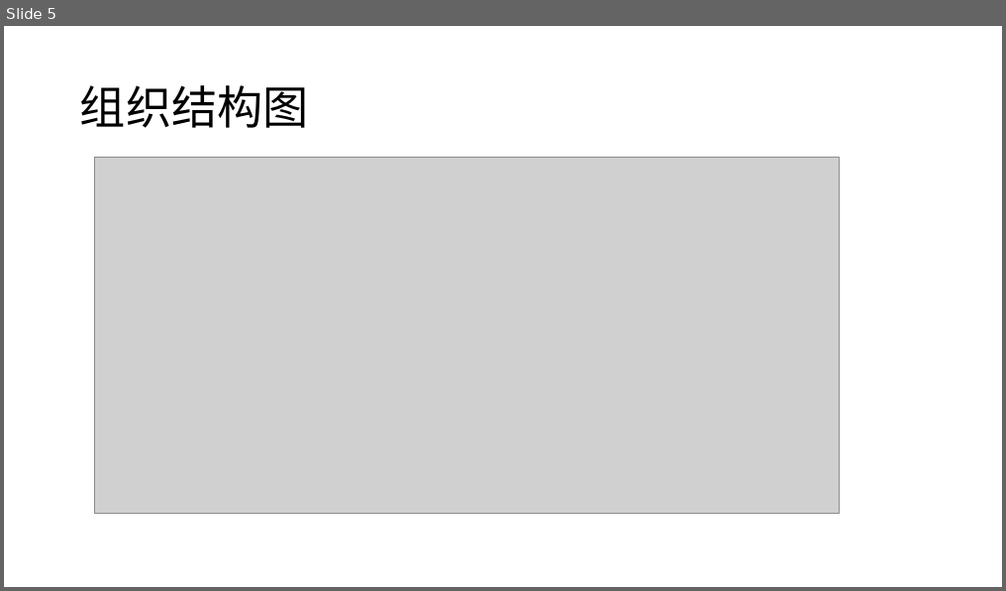
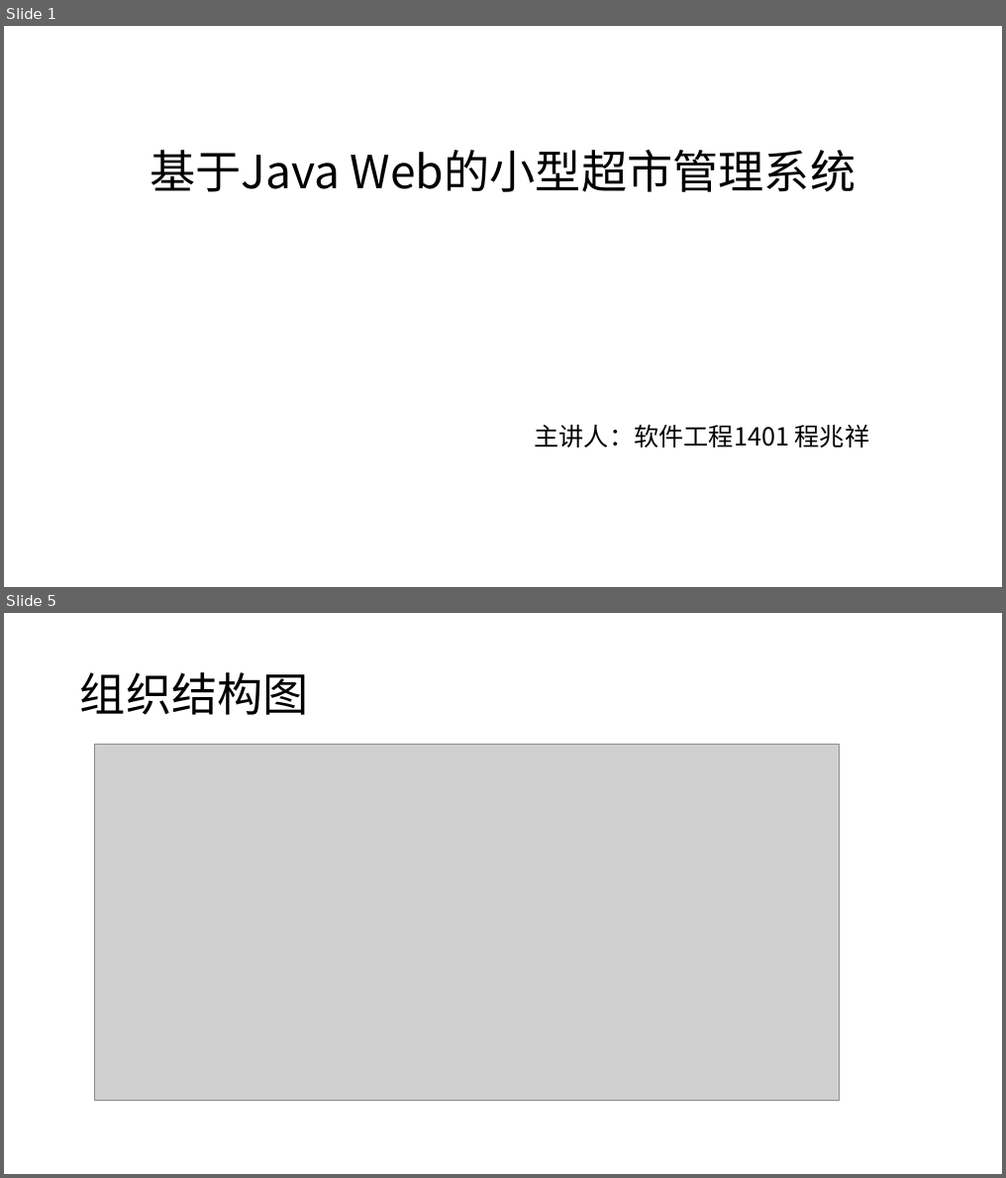
Before and after one commit to chnzxg/ssms, a slide deck: wiki/基于JavaWeb 的小型超市管理系统-演示文稿.ppt. Shown one above the other, each under a label of ours: slide 5 before the commit, slides 1 and 5 after it; the slides between them are not shown. The pictures are 1006x591 and 1006x1178 pixels, drawn with LibreOffice and Linux fonts; fonts in the diff are those of the drawing; grey boxes stand for pictures; background and template pictures are left out. Boxes give left, top, right and bottom in pixels: in the first picture for what was removed or moved away, otherwise in the second. Text is boxed around its words. In the diff, an @@ line names an element or a change of style, - is before the commit and + after.

```diff
--- a/wiki/基于JavaWeb 的小型超市管理系统-演示文稿.ppt
+++ b/wiki/基于JavaWeb 的小型超市管理系统-演示文稿.ppt
@@ slide 1 added at bbox=[4, 26, 1002, 587], background picture (left out) @@
@@ title added at bbox=[150, 150, 856, 192], 44 pt, text #000000 @@
+基于Java Web的小型超市管理系统
@@ subtitle added at bbox=[535, 424, 870, 448], 24 pt, text #000000 @@
+主讲人：软件工程1401 程兆祥
```
Also in this commit, not shown: 3 other slides added, 4 slides removed, 16 other files.
